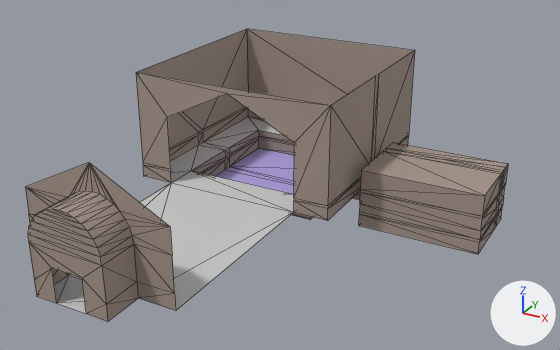
The FBX model Magic Library/Assets/Assets/Art/Meshes/RoomMesh.FBX: old version first, new version second.
The view is the same before and after, from a 50 mm lens placed at (63.9, -54.8, 55.4), pointed at (10.8, 41.6, 7.2). Every picture has the same lights, and +X, +Y and +Z are marked at lower right. Mesh edges are drawn as thin lines. Where no turn or scale is listed for an object, it has been applied to the vertices.

In view in the first picture: 'RoomMesh'.
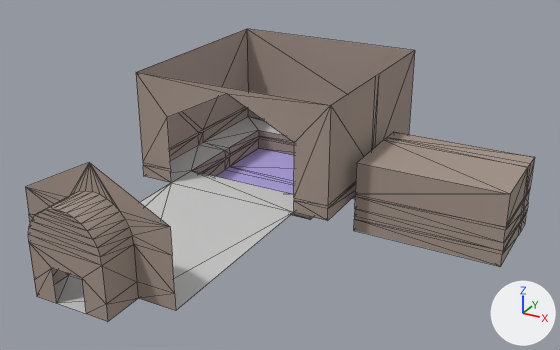
Where the change shows, as pixel boxes [x1, y1, x2, y2] in the pictures (560 x 350 px; the box of a moved part takes in the faces that stretch with it):
'RoomMesh', reshaped: before [25, 29, 508, 321]; after [25, 29, 534, 321]
part 1 of me_mesh, moved or reshaped: before [362, 148, 508, 229]; after [357, 138, 534, 235]

Diff of the bpy script that builds the scene:
```diff
--- a/Magic Library/Assets/Assets/Art/Meshes/RoomMesh.FBX.py
+++ b/Magic Library/Assets/Assets/Art/Meshes/RoomMesh.FBX.py
@@ me_mesh @@
 # used by ob_roommesh; location = (0.0, 0.0, 0.0)
-me_mesh.from_pydata(...)  # 230 vertices, 438 faces; spans x -18.0..40.0, y 6.0..80.0, z -4.0..19.0
+me_mesh.from_pydata(...)  # 226 vertices, 430 faces; spans x -18.0..44.0, y 6.0..80.0, z -4.0..19.0
+# me_mesh part 1
+# 8 vertices are removed from x 20.0..40.0, y 61.2..64.5, z 2.6..6.0
+# 24 faces are deleted
+# 17 vertices in x 40.0, y 61.2..66.0, z -4.0..2.6 move by (4.0, 0.0, 0.0)
+# 6 vertices in x 20.0, y 52.0, z -4.0..2.6 move by (0.0, -2.0, 0.0)
+# 6 vertices in x 40.0, y 52.0, z -4.0..2.6 move by (4.0, -2.0, 0.0)
+# 5 vertices move from x 20.0..40.0, y 52.0..66.0, z 6.0 to x 20.0..44.0, y 50.0..66.0, z 8.0
+# 4 vertices are added at (44.0, 61.2, 8.0), (20.0, 61.2, 8.0), (44.0, 61.2, 2.6), (44.0, 62.8, 8.0)
+# 16 new faces join them, mat_02___default (its picture is missing)
 me_mesh.materials.append(mat_02___default)
```
